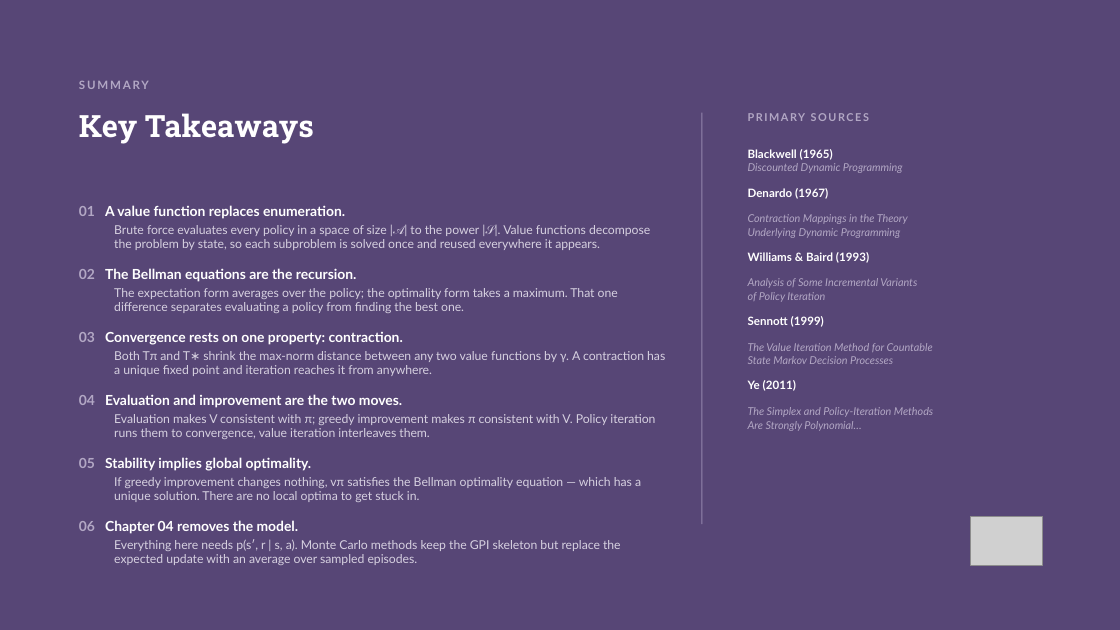
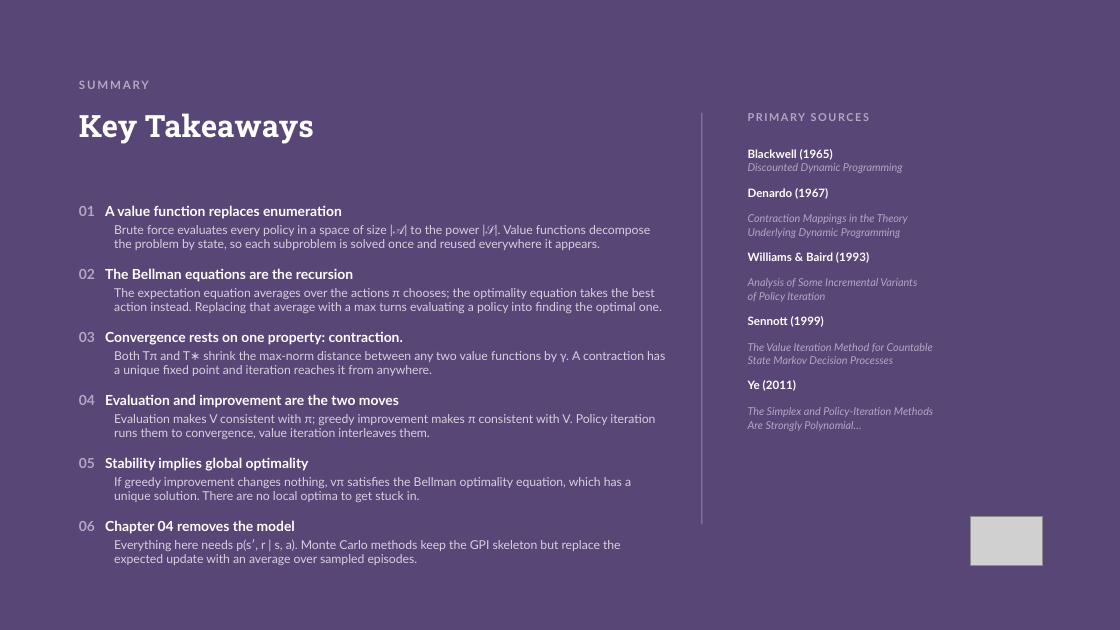
Before and after one commit to riccardoberta/reinforcement-learning, a slide deck: slide 50 of 03 - Dynamic Programming/slides.pptx. Drawn at 1120x630 pixels with LibreOffice and Linux fonts; fonts in the diff are those of the drawing; grey boxes stand for pictures; background and template pictures are left out. Boxes give left, top, right and bottom in pixels: in the first picture for what was removed or moved away, otherwise in the second. Text is boxed around its words. In the diff, an @@ line names an element or a change of style, - is before the commit and + after.

```diff
--- a/03 - Dynamic Programming/slides.pptx
+++ b/03 - Dynamic Programming/slides.pptx
@@ text at (79,205,342,219): text changed @@
-01 A value function replaces enumeration.
+01 A value function replaces enumeration
@@ text at (79,268,662,313): text changed @@
-02 The Bellman equations are the recursion.
-The expectation form averages over the policy; the optimality form takes a maximum. That one difference separates evaluating a policy from finding the best one.
+02 The Bellman equations are the recursion
+The expectation equation averages over the actions π chooses; the optimality equation takes the best action instead. Replacing that average with a max turns evaluating a policy into finding the optimal one.
@@ text at (79,394,399,408): text changed @@
-04 Evaluation and improvement are the two moves.
+04 Evaluation and improvement are the two moves
@@ text at (79,457,631,534): text changed @@
-05 Stability implies global optimality.
-If greedy improvement changes nothing, vπ satisfies the Bellman optimality equation — which has a unique solution. There are no local optima to get stuck in.
-06 Chapter 04 removes the model.
+05 Stability implies global optimality
+If greedy improvement changes nothing, vπ satisfies the Bellman optimality equation, which has a unique solution. There are no local optima to get stuck in.
+06 Chapter 04 removes the model
```
Also in this commit, not shown: 27 other slides changed, 14 other files.
